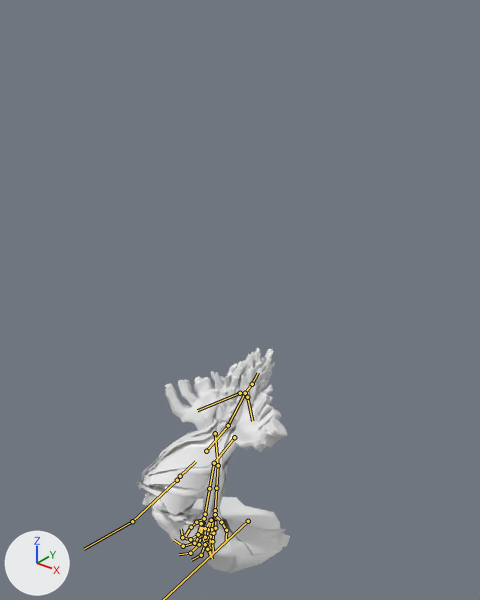
Renders of the FBX model Assets/Characters/RockSiren/RockSiren.fbx from each side of a commit.
Rendered twice from a 50 mm lens placed at (2.48, -3.18, 2.56), pointed at (0.05, -0.15, 0.68). Lighting does not change. The marker at lower left points along +X, +Y and +Z. Both versions are drawn at frame 1000 of the action 'RockSiren_GameRig|RockSiren@AllAnim'; the numbers are the values there. The bones that bend it are drawn over the model as lines.

In view in the first picture: 'RockSiren_Geo'.
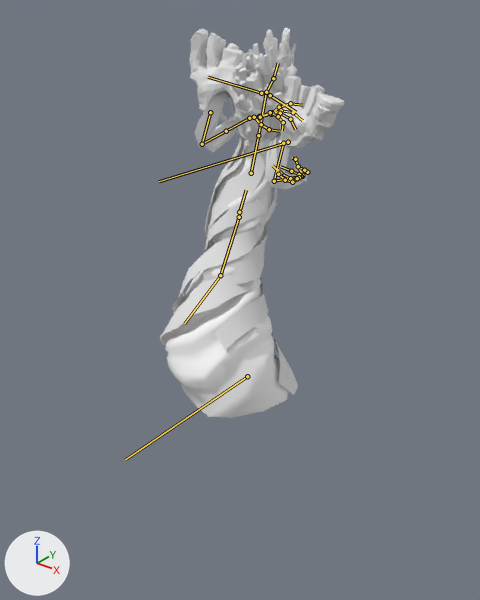
The edits, one by one:
Bone 'Root' (bone_root) moves from (-0.013, 0.0, -1.353) to (0.0, 0.0, 0.0).
Bone 'hips' (bone_hips) moves from (0.069, -0.05, -0.751) to (0.019, 0.272, -0.126).
Bone 'hips' (bone_hips) turns from (68, -6, 17) to (26, 0, 5) degrees about its own x, y and z.
Bone 'spine' (bone_spine) turns from (-8, -3, -7) to (-19, 1, 1) degrees about its own x, y and z.
Bone 'chest' (bone_chest) turns from (-8, -2, -7) to (6, 0, 1) degrees about its own x, y and z.
Bone 'neck' (bone_neck) turns from (0, 0, 0) to (9, -1, -2) degrees about its own x, y and z.
Bone 'head' (bone_head) turns from (0, 0, 0) to (9, 0, -3) degrees about its own x, y and z.
Bone 'shoulder.L' (bone_shoulder_l) turns from (-46, 0, 5) to (10, 0, 1) degrees about its own x, y and z.
Bone 'upper_arm.L' (bone_upper_arm_l) turns from (0, 0, 0) to (26, 2, -7) degrees about its own x, y and z.
Bone 'forearm.L' (bone_forearm_l) turns from (0, 0, 0) to (88, 29, -16) degrees about its own x, y and z.
Bone 'forearm.L.001' (bone_forearm_l_001) turns from (0, 2, 0) to (0, -10, 0) degrees about its own x, y and z.
Bone 'hand.L' (bone_hand_l) turns from (0, -2, 0) to (7, -2, 40) degrees about its own x, y and z.
Bone 'shoulder.R' (bone_shoulder_r) turns from (-25, 0, -17) to (0, 0, 0) degrees about its own x, y and z.
Bone 'upper_arm.R' (bone_upper_arm_r) turns from (0, 0, 0) to (-2, 0, 3) degrees about its own x, y and z.
Bone 'forearm.R' (bone_forearm_r) turns from (0, 0, 0) to (72, -22, 12) degrees about its own x, y and z.
Bone 'forearm.R.001' (bone_forearm_r_001) turns from (0, -2, 0) to (-4, 93, -4) degrees about its own x, y and z.
Bone 'hand.R' (bone_hand_r) turns from (0, 2, 0) to (28, -3, 15) degrees about its own x, y and z.
Bone 'thumb.02.R' (bone_thumb_02_r) turns from (0, 0, 0) to (0, -24, 0) degrees about its own x, y and z.

Where the change shows, as pixel boxes (x1, y1, x2, y2) in the pictures (480 x 600 px):
'RockSiren_Geo', posed (19% wider, 73% taller)
    before: (135, 348, 290, 573)
    after: (160, 28, 345, 418)
bone 'hips', root to tip
    before: (180, 476) to (195, 461)
    after: (239, 212) to (246, 190)
bone 'spine', root to tip
    before: (206, 451) to (228, 425)
    after: (251, 173) to (258, 135)
bone 'chest', root to tip
    before: (228, 425) to (244, 394)
    after: (258, 135) to (266, 93)
bone 'neck', root to tip
    before: (245, 393) to (252, 384)
    after: (266, 92) to (273, 78)
bone 'head', root to tip
    before: (252, 384) to (258, 373)
    after: (273, 78) to (278, 63)
bone 'shoulder.L', root to tip
    before: (240, 393) to (197, 410)
    after: (261, 93) to (208, 77)
bone 'upper_arm.L', root to tip
    before: (215, 433) to (218, 465)
    after: (210, 112) to (202, 144)
bone 'forearm.L', root to tip
    before: (218, 465) to (216, 488)
    after: (202, 144) to (226, 131)
bone 'forearm.L.001', root to tip
    before: (216, 488) to (215, 510)
    after: (226, 131) to (249, 118)
bone 'hand.L', root to tip
    before: (215, 510) to (214, 519)
    after: (249, 118) to (259, 116)
bone 'shoulder.R', root to tip
    before: (247, 397) to (252, 421)
    after: (270, 95) to (296, 112)
bone 'upper_arm.R', root to tip
    before: (234, 437) to (214, 463)
    after: (283, 143) to (274, 181)
bone 'forearm.R', root to tip
    before: (214, 463) to (209, 488)
    after: (274, 181) to (288, 178)
bone 'forearm.R.001', root to tip
    before: (209, 488) to (205, 514)
    after: (288, 178) to (302, 176)
bone 'hand.R', root to tip
    before: (205, 514) to (202, 523)
    after: (302, 176) to (300, 175)
bone 'thumb.02.R', root to tip
    before: (196, 522) to (191, 527)
    after: (298, 166) to (295, 159)
